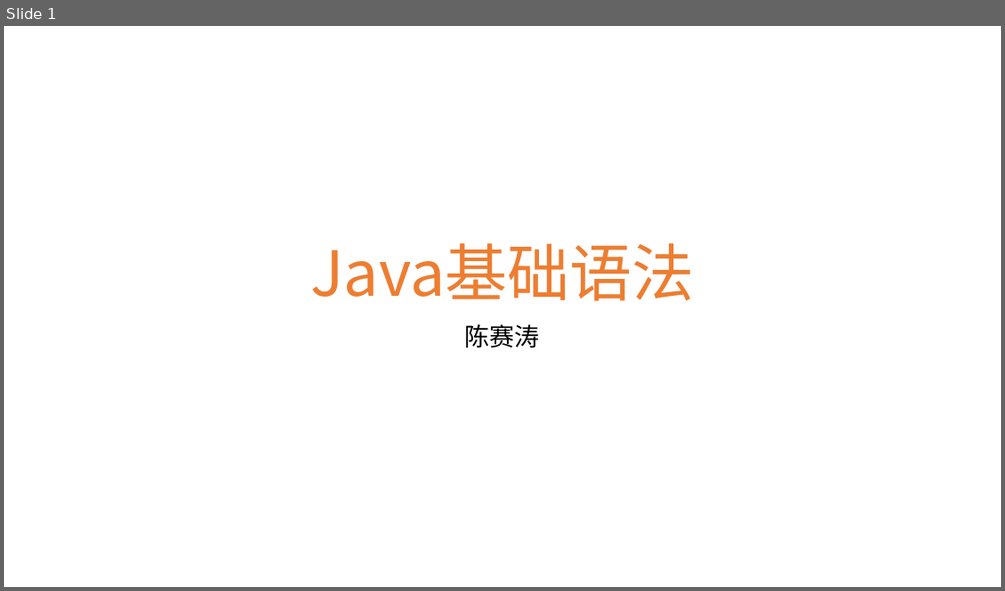
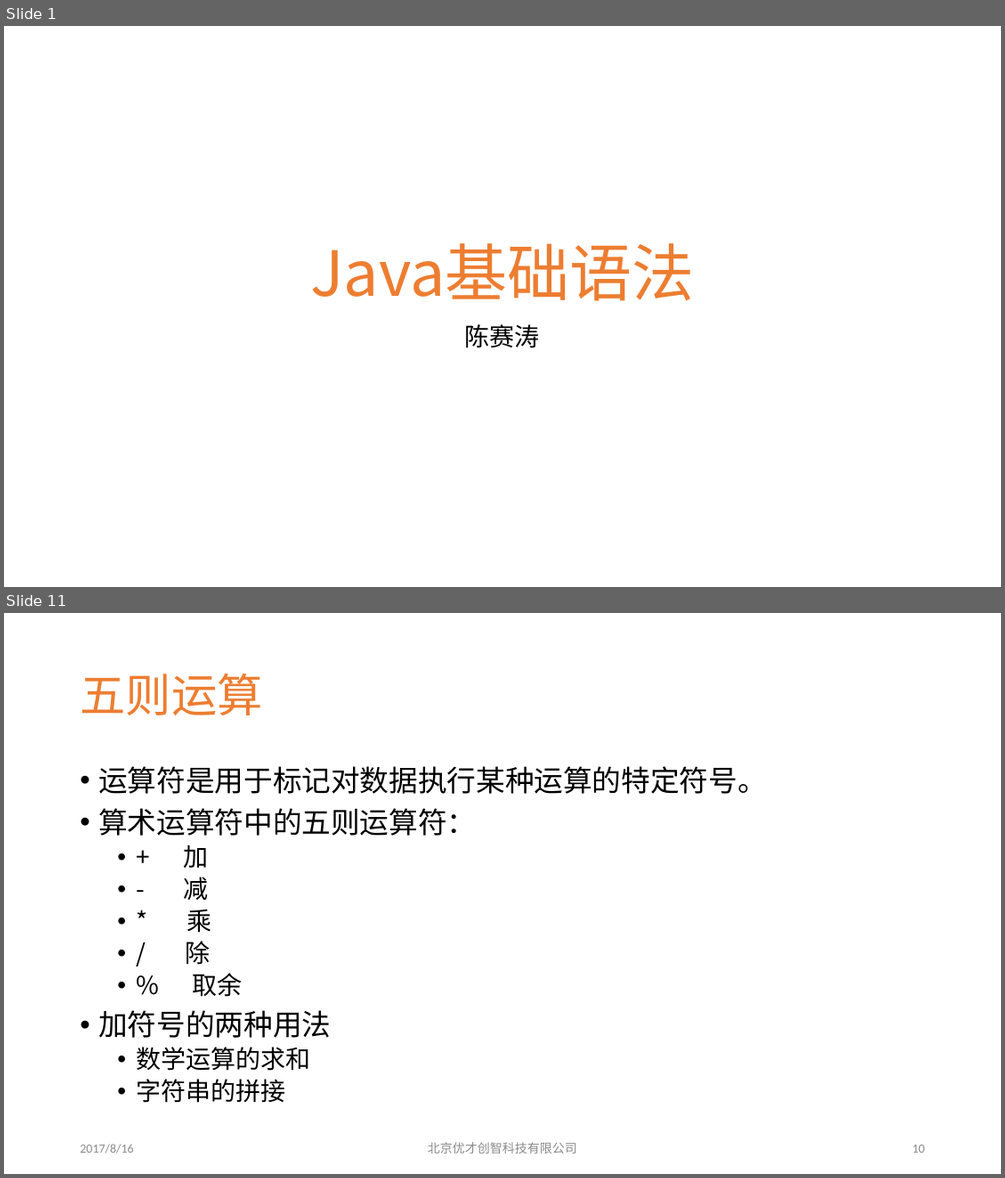
Before and after one commit to clawpo/doc, a slide deck: 第02章Java基础语法.pptx. Shown one above the other, each under a label of ours: slide 1 before the commit, slides 1 and 11 after it; the slides between them are not shown. The pictures are 1005x591 and 1005x1178 pixels, drawn with LibreOffice and Linux fonts; fonts in the diff are those of the drawing; background and template pictures are left out. Boxes give left, top, right and bottom in pixels: in the first picture for what was removed or moved away, otherwise in the second. Text is boxed around its words. In the diff, an @@ line names an element or a change of style, - is before the commit and + after.

```diff
--- a/第02章Java基础语法.pptx
+++ b/第02章Java基础语法.pptx
@@ slide 11 added at box(4, 613, 1001, 1174), background picture (left out) @@
@@ title added at box(80, 673, 262, 715), 44 pt, text #ED7D31 @@
+五则运算
@@ text added at box(98, 766, 766, 1103), 28 pt, text #000000 @@
+• 运算符是用于标记对数据执行某种运算的特定符号。
+• 算术运算符中的五则运算符：
+  • + 加
+  • - 减
+  • * 乘
+  • / 除
+  • % 取余
+• 加符号的两种用法
+  • 数学运算的求和
+  • 字符串的拼接
@@ text added at box(80, 1143, 133, 1153), 12 pt, text #8C8C8C @@
+2017/8/16
@@ text added at box(428, 1142, 577, 1153), 12 pt, text #8C8C8C @@
+北京优才创智科技有限公司
@@ page number added at box(912, 1144, 924, 1152), 12 pt, text #8C8C8C @@
+10
```
Also in this commit, not shown: 46 slides changed, 12 other slides added.
